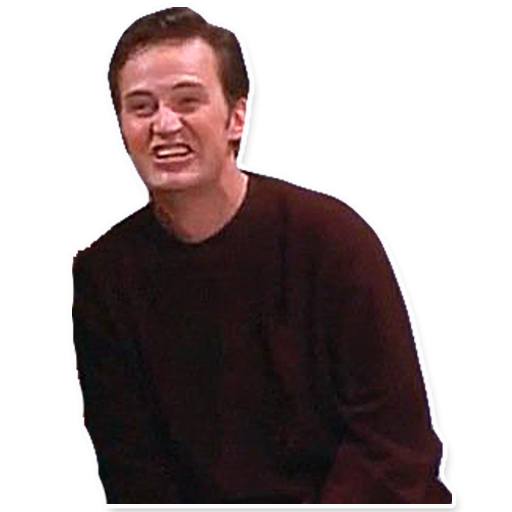
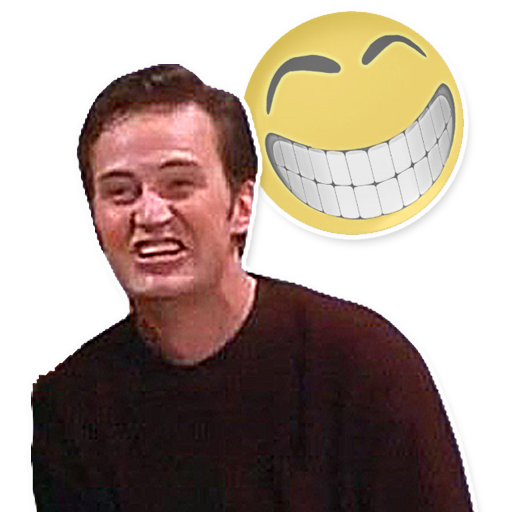
Layer changes from the first 512x512 image to the second:
moved "Layer 3" above "grin", painted on it over [31, 7, 475, 512]
added layer "grin" (75%) above "Layer 4" over [240, 10, 465, 236]
